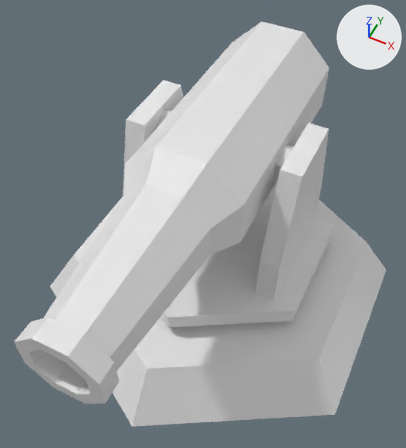
A saved change to the Blender file Assets/Miscellaneous/Cannon/cannon.blend.
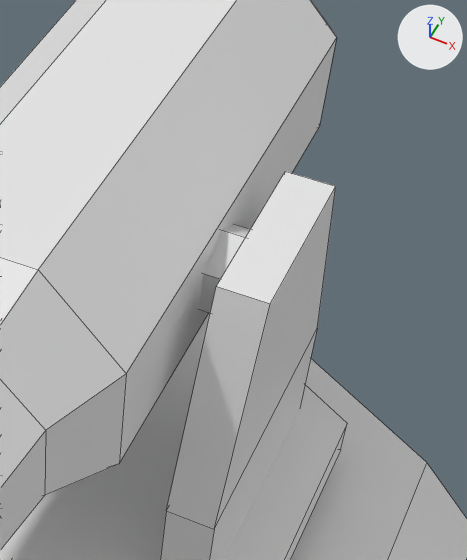
The first picture shows the older version from a 50 mm lens placed at (3.88, -8.86, 8.16), pointed at (-0.15, -0.8, -1.9). The close-ups show both versions on the part from 47% to 94% of the width and 12% to 63% of the height of that picture; other places that the commit changed are outside them. Every picture has the same lights, and +X, +Y and +Z are marked at upper right. The close-ups show mesh edges as thin lines.
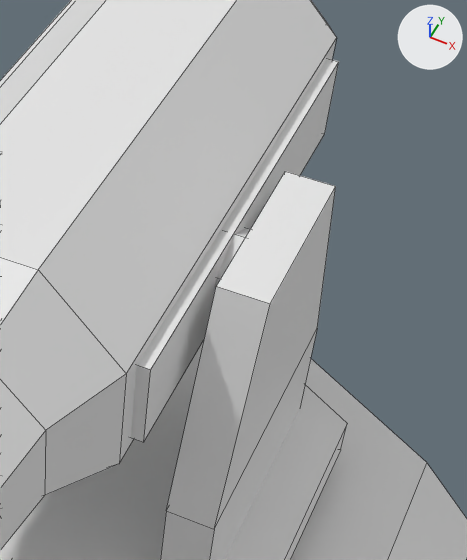
Location of each change, [x1, y1, x2, y2] in pixels of the close-ups (467 x 560 px):
'Cylinder', moved
    both: [0, 0, 337, 550]
'Cube.001', added
    after: [0, 0, 339, 442]

What changed in the scene script:
```text
Add me_cube_002:
    me_cube_002.from_pydata(...)  # a box spanning x -1.0..1.0, y -1.0..1.0, z -1.0..1.0
Change ob_cylinder:
    ob_cylinder.parent: ob_cube -> ob_empty
Add ob_empty:
    ob_empty = bpy.data.objects.new('Empty', None)
    ob_empty.parent = ob_cube
    ob_empty.location = (0.0, 0.0, 0.0)
Add ob_cube_001:
    ob_cube_001 = bpy.data.objects.new('Cube.001', me_cube_002)
    ob_cube_001.parent = ob_cylinder
    ob_cube_001.location = (0.0, 0.555, 0.0)
    ob_cube_001.scale = (1.41, 2.34, 0.432)
```
